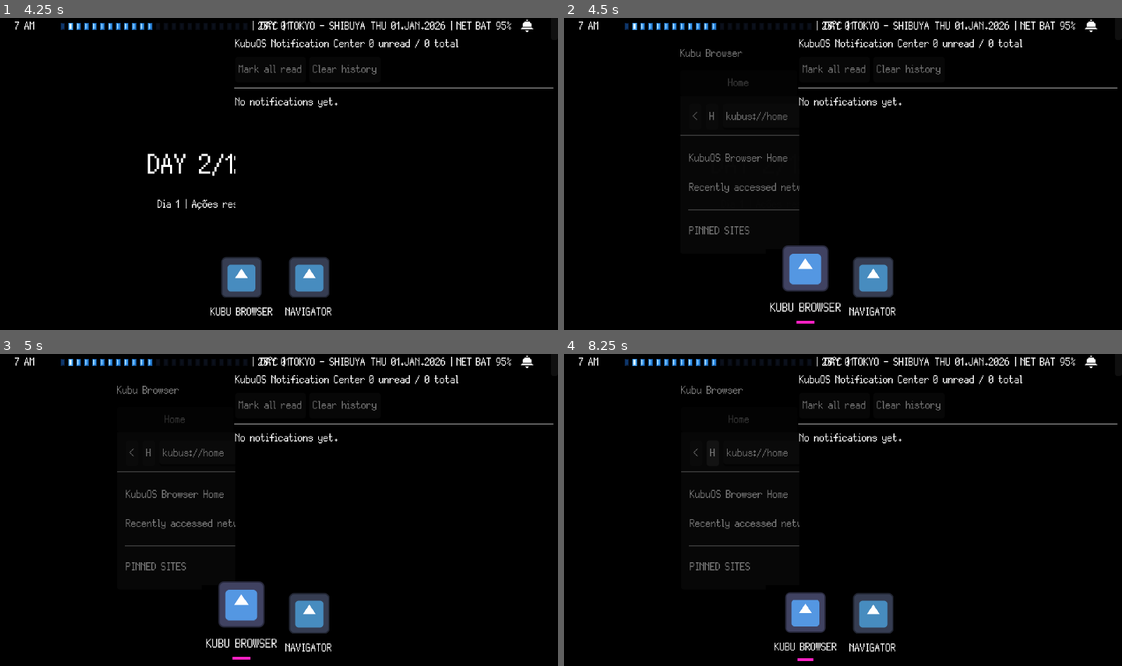
Above: before the commit, frames 1-4 (two rows, left to right).
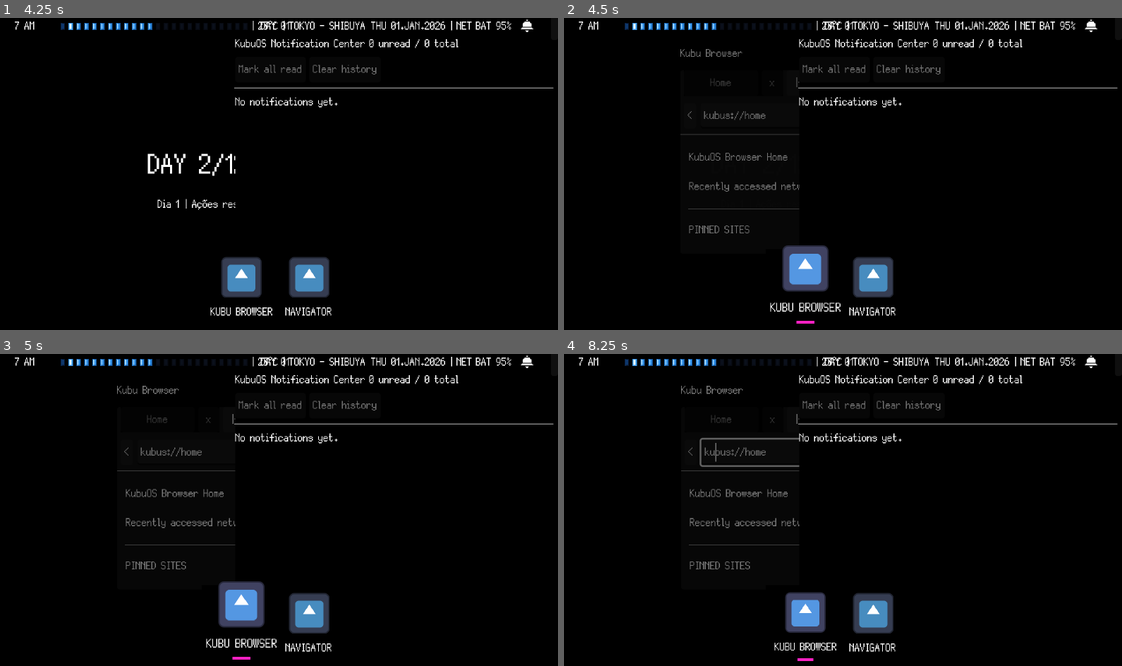
Above: after the commit, the same moments.

Repository: GYU-GAZE/NULL-NETWORK
Game: Godot game, scene res://core/main.tscn
Same seed, same stepped clock (60 frames per second), same inputs: the game is played once before the commit and once after it. The engine's default icon, where the game draws it, is replaced by a stand-in: a white triangle on a blue panel in a dark square.
Inputs (mouse positions are in pixels of both pictures, inside the frame that each line leads up to):
- Up to frame 1 (4.25 s): click "Debug: Passar tempo" at 0.5 s; click "1x" at 1.25 s; click "2x" at 2 s; click "AUTO" at 2.75 s; click (524, 24) at 3.5 s
- Up to frame 2 (4.5 s): click (803, 276) at 4.27 s
- Up to frame 3 (5 s): no input
- Up to frame 4 (8.25 s): click "P" at 5 s; click "M" at 5.75 s; click "|+|" at 6.5 s; click "<" at 7.25 s; click (714, 453) at 8 s, where only the run before the commit has a clickable "H"

Frame 1 is identical in both runs. In frame 2, 0.9% of the frame differs, in the area x 20-43%, y 19-70%; in frame 3, 1.0%; in frame 4, 1.2%.

Commit message:
feat(browser): adapt browser chrome to compact preferred and wide layouts

Diff:
--- a/apps/browser/browser.gd
+++ b/apps/browser/browser.gd
@@ -1,6 +1,13 @@
 extends Control
 class_name BrowserApp
+
 const SESSION_STATE_VERSION: int = 1
+
+enum ResponsiveMode {
+	COMPACT,
+	STANDARD,
+	WIDE
+}
 
 @export_category("Browser Scenes")
 @export var tab_button_scene: PackedScene
@@ -10,11 +17,22 @@
 @export_category("Browser Routes")
 @export var home_url: String = "home"
 
+@export_category("Responsive Breakpoints")
+@export var compact_width_breakpoint: float = 480.0
+@export var compact_height_breakpoint: float = 280.0
+@export var wide_width_breakpoint: float = 760.0
+@export var wide_height_breakpoint: float = 400.0
+
 @export_category("Tab Layout")
 @export var tab_width: float = 160.0
+@export var standard_tab_width: float = 136.0
+@export var compact_tab_width: float = 112.0
 @export var new_tab_button_width: float = 36.0
+@export var compact_new_tab_button_width: float = 32.0
 @export var tab_bar_reserved_margin: float = 24.0
 @export var minimum_tab_scroll_width: float = 200.0
+@export var standard_minimum_tab_scroll_width: float = 160.0
+@export var compact_minimum_tab_scroll_width: float = 96.0
 
 @export_category("Favorite Button")
 @export var favorite_add_text: String = "☆"
@@ -27,10 +45,13 @@
 @export var favorite_remove_tooltip: String = "Remove favorite"
 @export var favorite_blocked_tooltip: String = "This page cannot be favorited"
 
+@onready var tab_bar_margin: MarginContainer = $MainVBox/TabBarMargin
 @onready var tab_button_container: HBoxContainer = %TabButtonContainer
 @onready var new_tab_button_holder: MarginContainer = %NewTabButtonHolder
 @onready var tab_scroll: ScrollContainer = %TabScroll
 
+@onready var address_bar_margin: MarginContainer = $MainVBox/AddressBarMargin
+@onready var home_button: Button = $MainVBox/AddressBarMargin/AddressBarHBox/HomeBtn
 @onready var url_line_edit: LineEdit = %UrlLineEdit
 @onready var go_button: Button = %GoButton
 @onready var browser_back_btn: Button = %BrowserBackBtn
@@ -41,6 +62,12 @@
 
 var tabs: Array[BrowserTabData] = []
 var current_tab_index: int = -1
+var current_responsive_mode: ResponsiveMode = ResponsiveMode.STANDARD
+
+var _active_tab_width: float = 136.0
+var _active_new_tab_button_width: float = 36.0
+var _active_minimum_tab_scroll_width: float = 160.0
+var _active_tab_bar_reserved_margin: float = 24.0
 
 
 func _ready() -> void:
@@ -51,10 +78,11 @@
 	browser_back_btn.pressed.connect(_on_browser_back_pressed)
 	favorite_button.pressed.connect(_on_favorite_pressed)
 
-	if not resized.is_connected(_refresh_tab_layout_only):
-		resized.connect(_refresh_tab_layout_only)
+	if not resized.is_connected(_on_browser_resized):
+		resized.connect(_on_browser_resized)
 
 	_connect_browser_navigation_signals(self)
+	_apply_responsive_layout()
 	_create_tab(home_url)
 
 
@@ -77,6 +105,86 @@
 
 	if not site_container.resized.is_connected(_resize_current_site):
 		site_container.resized.connect(_resize_current_site)
+
+
+func on_window_presentation_changed(
+	_state: int,
+	content_size: Vector2
+) -> void:
+	_apply_responsive_layout(content_size)
+
+
+func _on_browser_resized() -> void:
+	_apply_responsive_layout(size)
+
+
+func _apply_responsive_layout(forced_size: Vector2 = Vector2.ZERO) -> void:
+	var available_size: Vector2 = forced_size
+
+	if available_size.x <= 0.0 or available_size.y <= 0.0:
+		available_size = size
+
+	if available_size.x <= 0.0 or available_size.y <= 0.0:
+		available_size = get_viewport_rect().size
+
+	var previous_mode: ResponsiveMode = current_responsive_mode
+
+	if (
+		available_size.x < compact_width_breakpoint
+		or available_size.y < compact_height_breakpoint
+	):
+		current_responsive_mode = ResponsiveMode.COMPACT
+	elif (
+		available_size.x >= wide_width_breakpoint
+		and available_size.y >= wide_height_breakpoint
+	):
+		current_responsive_mode = ResponsiveMode.WIDE
+	else:
+		current_responsive_mode = ResponsiveMode.STANDARD
+
+	match current_responsive_mode:
+		ResponsiveMode.COMPACT:
+			_active_tab_width = compact_tab_width
+			_active_new_tab_button_width = compact_new_tab_button_width
+			_active_minimum_tab_scroll_width = compact_minimum_tab_scroll_width
+			_active_tab_bar_reserved_margin = 8.0
+			home_button.visible = false
+			go_button.visible = false
+			_set_shell_margin(4)
+		ResponsiveMode.STANDARD:
+			_active_tab_width = standard_tab_width
+			_active_new_tab_button_width = new_tab_button_width
+			_active_minimum_tab_scroll_width = standard_minimum_tab_scroll_width
+			_active_tab_bar_reserved_margin = 16.0
+			home_button.visible = true
+			go_button.visible = true
+			_set_shell_margin(6)
+		ResponsiveMode.WIDE:
+			_active_tab_width = tab_width
+			_active_new_tab_button_width = new_tab_button_width
+			_active_minimum_tab_scroll_width = minimum_tab_scroll_width
+			_active_tab_bar_reserved_margin = tab_bar_reserved_margin
+			home_button.visible = true
+			go_button.visible = true
+			_set_shell_margin(10)
+
+	new_tab_button_holder.custom_minimum_size.x = _active_new_tab_button_width
+
+	if previous_mode != current_responsive_mode and not tabs.is_empty():
+		_refresh_tab_buttons()
+	else:
+		_refresh_tab_layout_only()
+
+	call_deferred("_notify_current_site_layout")
+
+
+func _set_shell_margin(margin: int) -> void:
+	address_bar_margin.add_theme_constant_override("margin_left", margin)
+	address_bar_margin.add_theme_constant_override("margin_right", margin)
+	address_bar_margin.add_theme_constant_override("margin_top", 4)
+
+	tab_bar_margin.add_theme_constant_override("margin_left", margin)
+	tab_bar_margin.add_theme_constant_override("margin_right", margin)
 
 
 func _resize_current_site() -> void:
@@ -87,6 +195,22 @@
 			control.position = Vector2.ZERO
 			control.size = site_container.size
 
+	_notify_current_site_layout()
+
+
+func _notify_current_site_layout() -> void:
+	if site_container.get_child_count() <= 0:
+		return
+
+	var current_site: Node = site_container.get_child(0)
+
+	if current_site.has_method("apply_browser_layout"):
+		current_site.call(
+			"apply_browser_layout",
+			int(current_responsive_mode),
+			KubuOSMetrics.snap_vector(site_container.size)
+		)
+
 
 func _on_go_pressed() -> void:
 	_load_page(url_line_edit.text)
@@ -177,7 +301,7 @@
 			tab.favicon,
 			i == current_tab_index,
 			tabs.size() > 1,
-			tab_width
+			_active_tab_width
 		)
 		tab_button.tab_selected.connect(_switch_tab)
 		tab_button.tab_close_requested.connect(_close_tab)
@@ -192,7 +316,7 @@
 		push_error("BrowserApp: new_tab_button_scene must instantiate Button.")
 		return
 
-	new_tab_button.custom_minimum_size.x = new_tab_button_width
+	new_tab_button.custom_minimum_size.x = _active_new_tab_button_width
 	new_tab_button.pressed.connect(func(): _create_tab(home_url))
 	new_tab_button_holder.add_child(new_tab_button)
 
@@ -402,6 +526,7 @@
 			if instance.has_method("setup"):
 				instance.call("setup", error_code, error_title, error_message, requested_url)
 
+			_notify_current_site_layout()
 			return
 
 	var fallback_label := Label.new()
@@ -466,12 +591,14 @@
 	var tab_spacing: float = 0.0
 
 	if is_instance_valid(tab_button_container):
-		tab_spacing = float(tab_button_container.get_theme_constant("separation")) * float(max(0, tab_count - 1))
-
-	var total_tabs_width: float = (tab_width * float(tab_count)) + tab_spacing
+		tab_spacing = float(
+			tab_button_container.get_theme_constant("separation")
+		) * float(max(0, tab_count - 1))
+
+	var total_tabs_width: float = (_active_tab_width * float(tab_count)) + tab_spacing
 	var max_scroll_width: float = max(
-		minimum_tab_scroll_width,
-		size.x - new_tab_button_width - tab_bar_reserved_margin
+		_active_minimum_tab_scroll_width,
+		size.x - _active_new_tab_button_width - _active_tab_bar_reserved_margin
 	)
 
 	tab_scroll.custom_minimum_size.x = min(total_tabs_width, max_scroll_width)
@@ -499,6 +626,7 @@
 
 func _is_home_url(url: String) -> bool:
 	return SimulatedDNS.normalize_url(url) == SimulatedDNS.normalize_url(home_url)
+
 
 func get_app_session_state() -> Dictionary:
 	_save_current_site_state()
@@ -566,3 +694,4 @@
 	_render_current_tab()
 	_refresh_tab_buttons()
 	_refresh_favorite_button()
+	_apply_responsive_layout()
